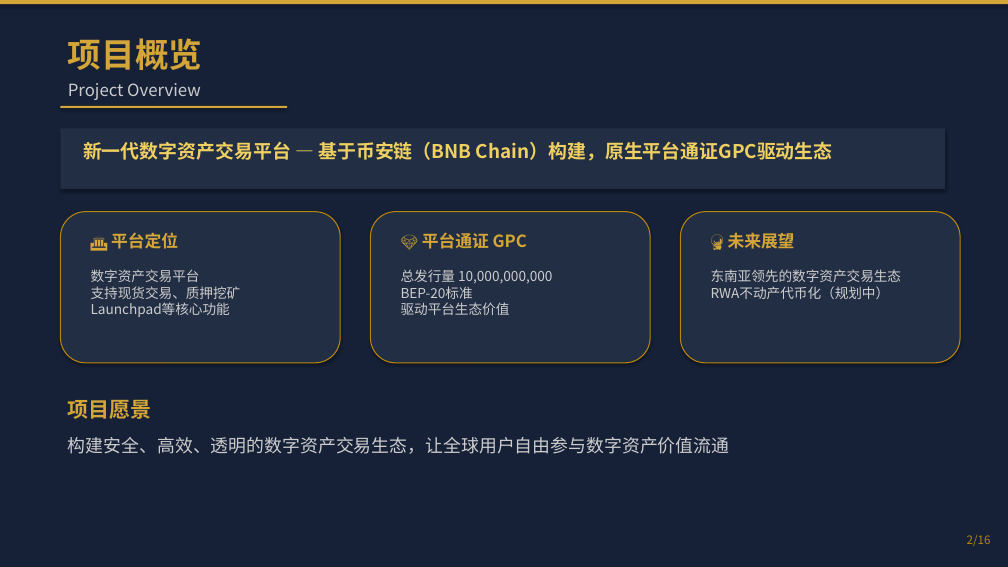
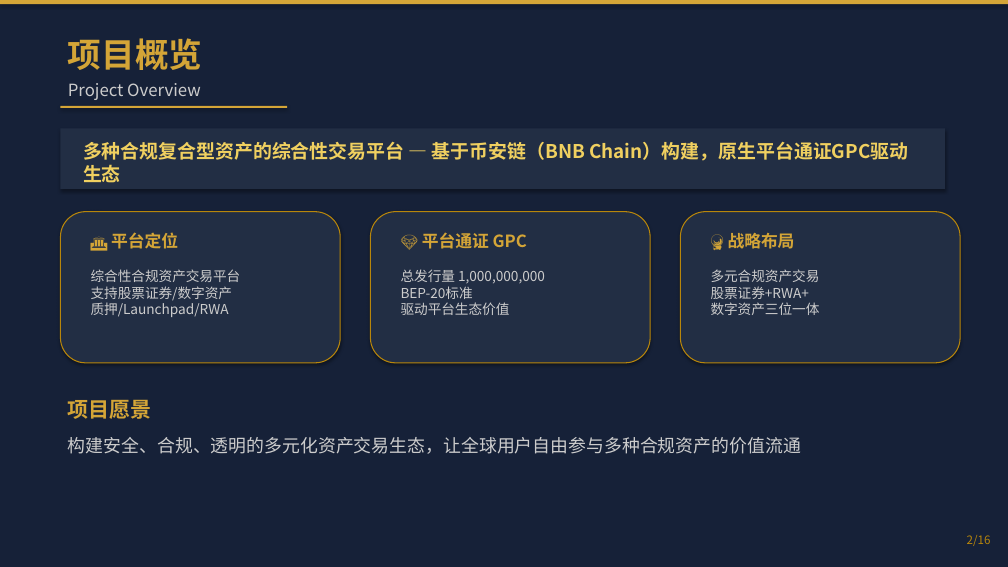
Before and after one commit to 7-Benson/golden-peacock-exchange, a slide deck: slide 2 of projects/金孔雀交易所PPT/金孔雀交易所_Golden_Peacock_Exchange.pptx. Drawn at 1008x567 pixels with LibreOffice and Linux fonts; fonts in the diff are those of the drawing. Boxes give left, top, right and bottom in pixels: in the first picture for what was removed or moved away, otherwise in the second. Text is boxed around its words. In the diff, an @@ line names an element or a change of style, - is before the commit and + after.

Commit message:
feat: 金孔雀交易所PPT v1.1 定位调整为综合性合规资产交易平台
- 定位从数字资产交易平台 → 多种合规复合型资产的综合性交易平台
- GPC总量从100亿调整为10亿
- 新增股票证券资产交易模块
- 创世节点及合伙人锁仓调整为36个月
- 交易所手续费月结
- 全部页面更新平台定位描述

```diff
--- a/projects/金孔雀交易所PPT/金孔雀交易所_Golden_Peacock_Exchange.pptx
+++ b/projects/金孔雀交易所PPT/金孔雀交易所_Golden_Peacock_Exchange.pptx
@@ text at box(83, 142, 908, 161): text changed @@
-新一代数字资产交易平台 — 基于币安链（BNB Chain）构建，原生平台通证GPC驱动生态
+多种合规复合型资产的综合性交易平台 — 基于币安链（BNB Chain）构建，原生平台通证GPC驱动生态
@@ text at box(728, 233, 795, 249): text changed @@
-🔮 未来展望
+🔮 战略布局
@@ text at box(91, 269, 241, 317): text changed @@
-数字资产交易平台
-支持现货交易、质押挖矿
-Launchpad等核心功能
+综合性合规资产交易平台
+支持股票证券/数字资产
+质押/Launchpad/RWA
@@ text at box(401, 269, 545, 315): text changed @@
-总发行量 10,000,000,000
-BEP-20标准
-驱动平台生态价值
+总发行量 1,000,000,000
+BEP-20标准
+驱动平台生态价值
@@ text at box(711, 269, 820, 315): text changed @@
-东南亚领先的数字资产交易生态
-RWA不动产代币化（规划中）
+多元合规资产交易
+股票证券+RWA+
+数字资产三位一体
@@ text at box(68, 437, 801, 454): text changed @@
-构建安全、高效、透明的数字资产交易生态，让全球用户自由参与数字资产价值流通
+构建安全、合规、透明的多元化资产交易生态，让全球用户自由参与多种合规资产的价值流通
```
Also in this commit, not shown: 13 other slides changed, 1 slide added, 1 slide removed, 2 other files.
